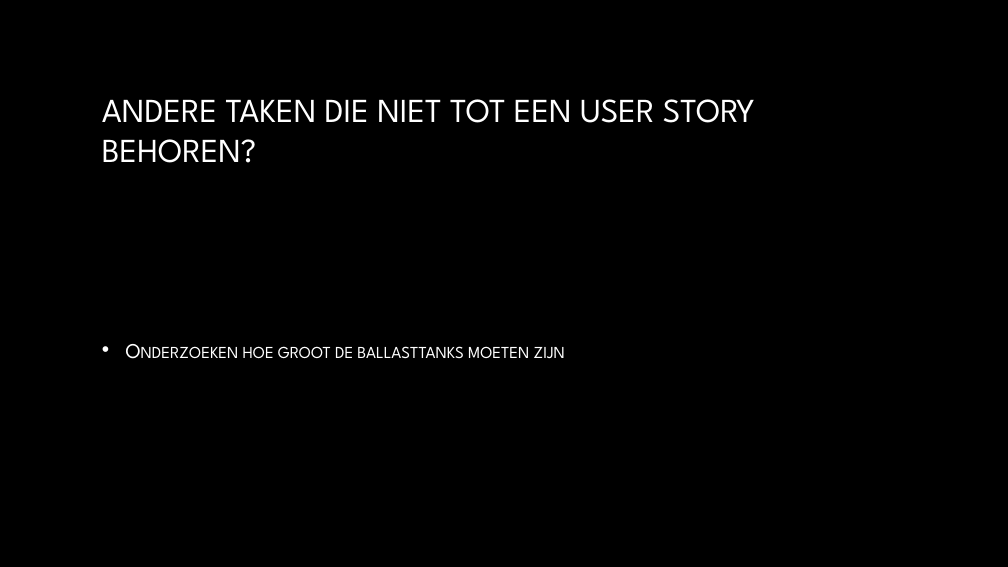
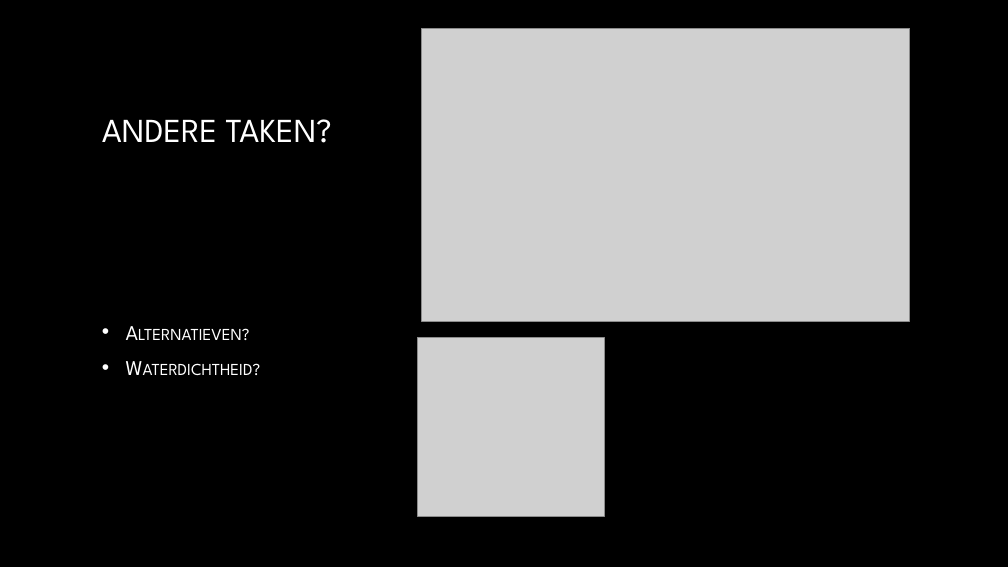
Before and after one commit to Matthijs-Hart/Project-5-6---Floating-Farm, a slide deck: slide 7 of Presentaties/Sprint 2.pptx. Drawn at 1008x567 pixels with LibreOffice and Linux fonts; fonts in the diff are those of the drawing; grey boxes stand for pictures; background and template pictures are left out. Boxes give left, top, right and bottom in pixels: in the first picture for what was removed or moved away, otherwise in the second. Text is boxed around its words. In the diff, an @@ line names an element or a change of style, - is before the commit and + after.

```diff
--- a/Presentaties/Sprint 2.pptx
+++ b/Presentaties/Sprint 2.pptx
@@ picture added at (422,28,910,321) @@
@@ title at (102,119,332,143): text changed @@
-ANDERE TAKEN DIE NIET TOT EEN USER STORY BEHOREN?
+ANDERE TAKEN?
@@ text at (243,346,565,359): text changed @@
-• Onderzoeken hoe groot de ballasttanks moeten zijn
+• Alternatieven?
+• Waterdichtheid?
@@ picture added at (418,337,605,517) @@
```
Also in this commit, not shown: 4 other slides changed.
